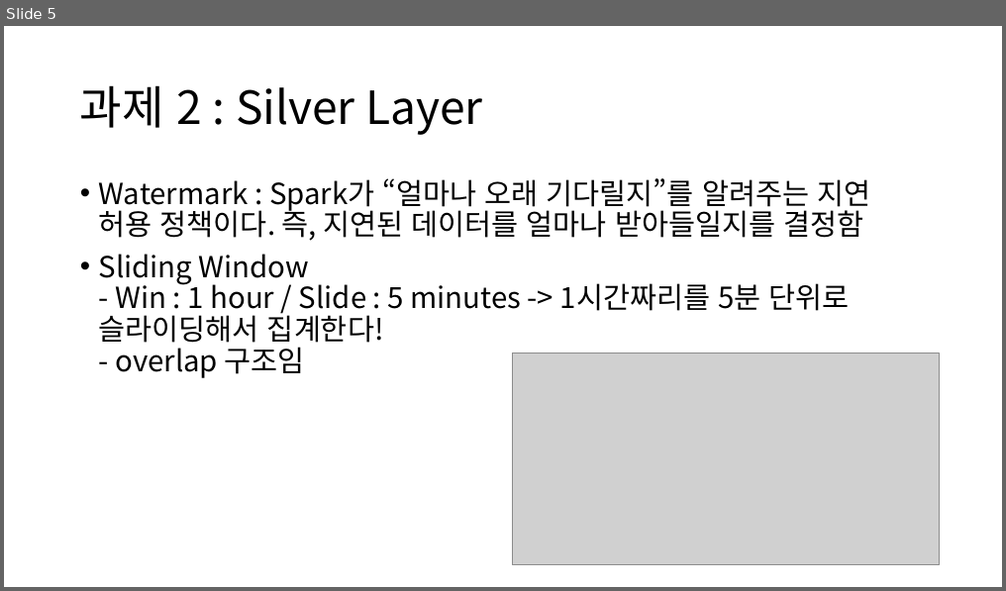
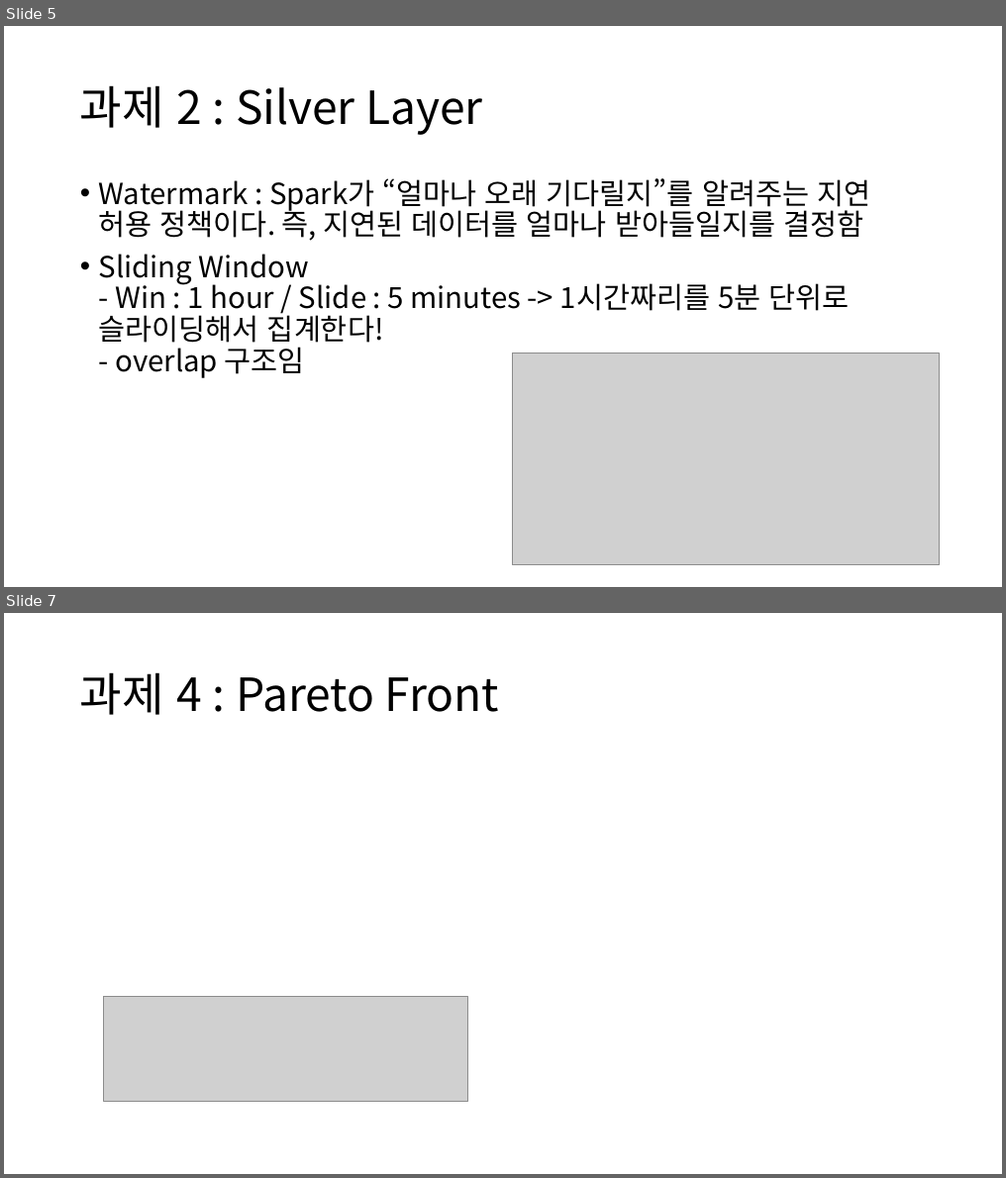
Before and after one commit to LimChanju/Video-Social-Realtime-Pipeline, a slide deck: 빅데이터 분석 과제.pptx. Shown one above the other, each under a label of ours: slide 5 before the commit, slides 5 and 7 after it; the slides between them are not shown. The pictures are 1006x591 and 1006x1178 pixels, drawn with LibreOffice and Linux fonts; fonts in the diff are those of the drawing; grey boxes stand for pictures. Boxes give left, top, right and bottom in pixels: in the first picture for what was removed or moved away, otherwise in the second. Text is boxed around its words. In the diff, an @@ line names an element or a change of style, - is before the commit and + after.

Commit message:
Homework F. Pareto Applied.

```diff
--- a/빅데이터 분석 과제.pptx
+++ b/빅데이터 분석 과제.pptx
@@ slide 7 added at (4,613,1002,1174), background #FFFFFF @@
@@ title added at (80,672,500,715), 44 pt, text #000000 @@
+과제 4 : Pareto Front
@@ picture added at (104,996,468,1102) @@
```
Also in this commit, not shown: 1 slide changed, 2 other files.
